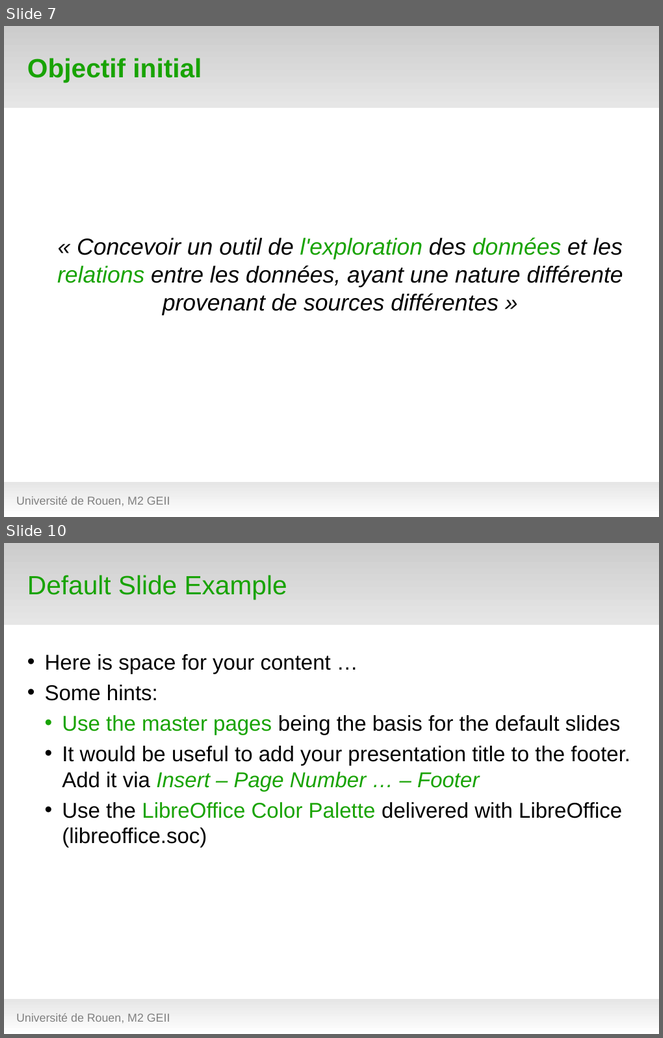
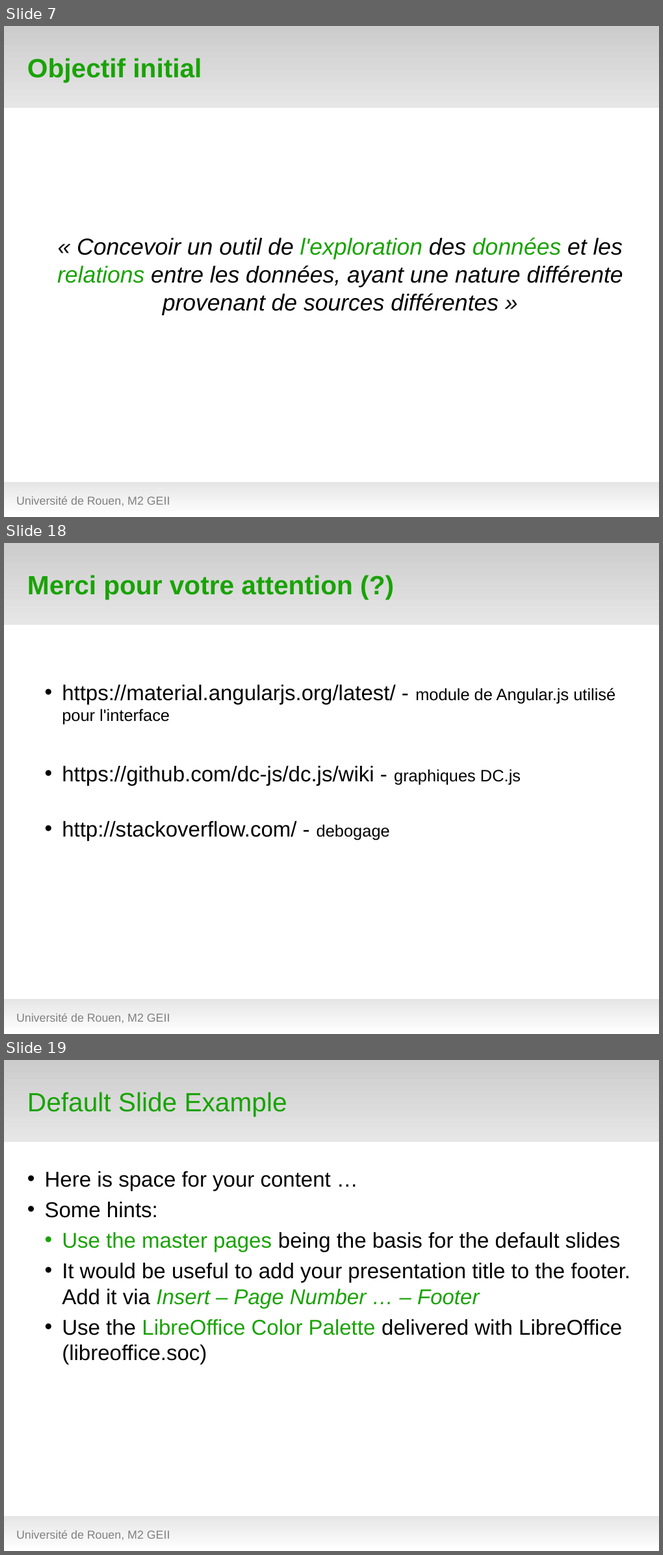
Before and after one commit to hanzenok/dataexp, a slide deck: presentation/test_green5.odp. Shown one above the other, each under a label of ours: slides 7 and 10 before the commit, slides 7, 18 and 19 after it; the slides between them are not shown. The pictures are 663x1038 and 663x1555 pixels, drawn with LibreOffice and Linux fonts; fonts in the diff are those of the drawing; background and template pictures are left out. Boxes give left, top, right and bottom in pixels: in the first picture for what was removed or moved away, otherwise in the second. Text is boxed around its words. In the diff, an @@ line names an element or a change of style, - is before the commit and + after.

```diff
--- a/presentation/test_green5.odp
+++ b/presentation/test_green5.odp
@@ slide 18 added at (x1=4, y1=543, x2=659, y2=1034), background #FFFFFF; not listed: 2 template elements that a slide beside it also shows @@
@@ title added at (x1=27, y1=575, x2=353, y2=599), 32 pt, text #18A303, bold @@
+Merci pour votre attention (?)
@@ text added at (x1=62, y1=685, x2=616, y2=841), 26 pt, text #000000 @@
+  • https://material.angularjs.org/latest/ - module de Angular.js utilisé pour l'interface
+  • https://github.com/dc-js/dc.js/wiki - graphiques DC.js
+  • http://stackoverflow.com/ - debogage
@@ text added at (x1=16, y1=1014, x2=170, y2=1023), 14 pt, text #808080 @@
+Université de Rouen, M2 GEII
@@ what was slide 10 is now slide 19 @@
```
Also in this commit, not shown: 2 slides changed, 9 other slides added, 1 slide removed, 13 other files.
